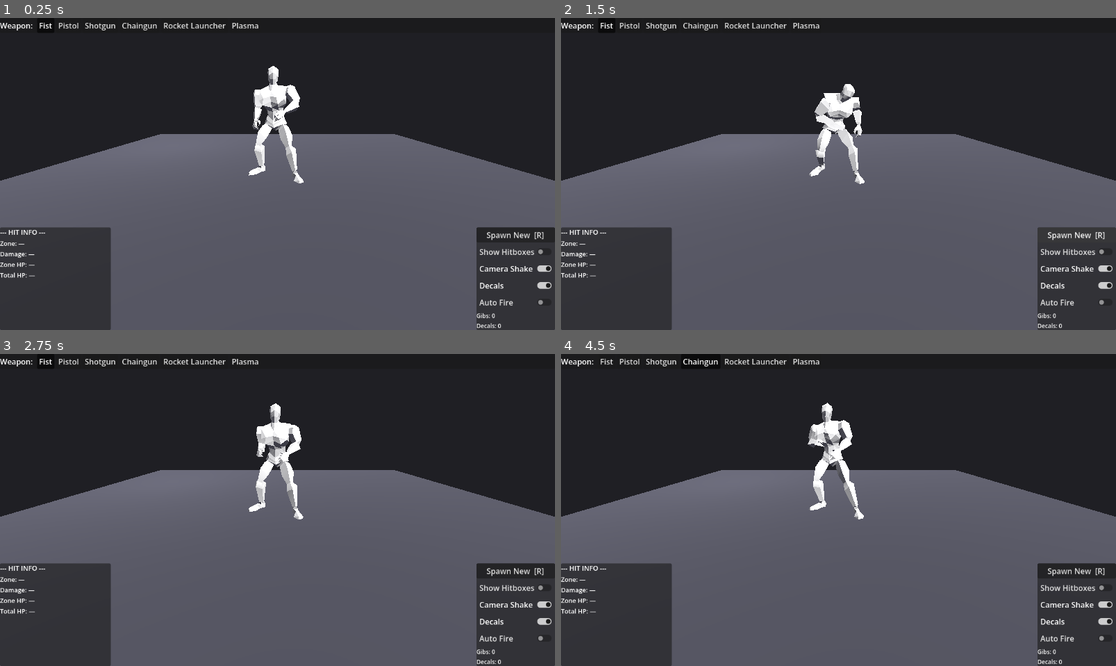
Above: before the commit, frames 1-4 (two rows, left to right).
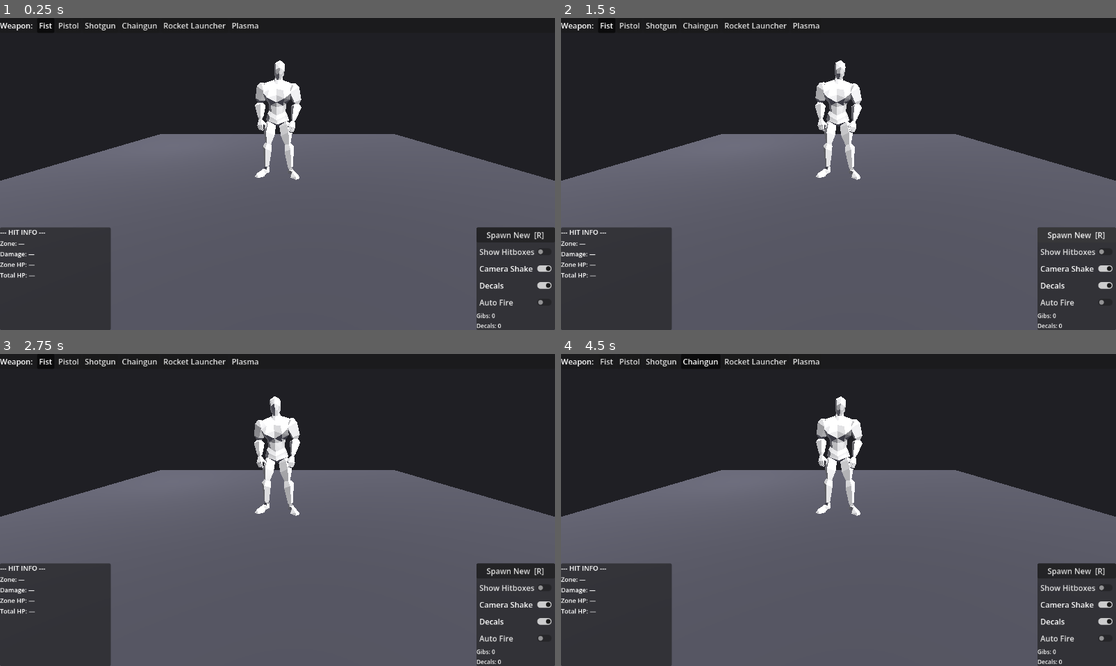
Above: after the commit, the same moments.

Repository: alexnox744-afk/gib-stand
Game: Godot game, scene res://scenes/TestStand.tscn
Two runs of this game, one before a commit and one after it. Both use one fixed random seed, a clock stepped at 60 frames per second and the inputs below.
Inputs:
- Up to frame 1 (0.25 s): no input
- Up to frame 2 (1.5 s): click "Spawn New [R]" at 0.5 s; click "Spawn New [R]" at 1.25 s
- Up to frame 3 (2.75 s): click "Fist" at 2 s
- Up to frame 4 (4.5 s): click "Pistol" at 2.75 s; click "Shotgun" at 3.5 s; click "Chaingun" at 4.25 s

The runs differ from the first frame. In frame 1, 1.6% of the frame differs, in the area x 44-55%, y 13-54%; in frame 2, 1.7%; in frame 3, 1.4%; in frame 4, 1.8%.

Commit message:
Resolve anim clips by role; add walk/attack hooks
With walk/attack libraries loaded, the AnimationPlayer now has 3 clips, so
_play_idle's list[0] could grab the wrong one. _resolve_animations sorts
clips by role (Walking/Attack library prefix -> walk/attack, the rest ->
idle) and caches the full names. Added play_walk/play_attack for the
future AI; both no-op once dead/ragdolled.

Co-Authored-By: Claude Opus 4.8 <noreply@anthropic.com>
Claude-Session: https://claude.ai/code/session_013JB6hRmxKWCMDvgayNmaPP

Diff:
--- a/scripts/Enemy.gd
+++ b/scripts/Enemy.gd
@@ -26,6 +26,9 @@
 var _simulator: PhysicalBoneSimulator3D
 var _limb_hider: LimbHider
 var _anim_player: AnimationPlayer
+var _anim_idle: String = ""
+var _anim_walk: String = ""
+var _anim_attack: String = ""
 
 const ZONE_TO_BONE := {
 	"head":        "mixamorig_Head",
@@ -93,6 +96,7 @@
 	# Материал не трогаем — у зомби из Mixamo своя текстура (раньше бежевый
 	# skin_mat нужен был для безтекстурного Male.obj).
 	_anim_player = _find_animation_player(_glb_root)
+	_resolve_animations()
 	_play_idle()
 
 func _collect_hitboxes_from_model() -> void:
@@ -185,18 +189,41 @@
 			return found
 	return null
 
-# Запускаем простой/первый клип (idle из ZombieIdle.glb), зацикленный.
-func _play_idle() -> void:
+# Раскладываем клипы по ролям: walk/attack лежат в одноимённых библиотеках
+# ("ZombieWalking/...", "ZombieAttack/..."), idle — глобальный (без префикса).
+func _resolve_animations() -> void:
+	_anim_idle = ""
+	_anim_walk = ""
+	_anim_attack = ""
 	if _anim_player == null:
 		return
-	var list := _anim_player.get_animation_list()
-	if list.is_empty():
-		return
-	var clip: String = list[0]
+	for a in _anim_player.get_animation_list():
+		if a.contains("Walking"):
+			_anim_walk = a
+		elif a.contains("Attack"):
+			_anim_attack = a
+		else:
+			_anim_idle = a
+
+func _play_clip(clip: String, loop: bool) -> void:
+	if _anim_player == null or clip == "" or not _anim_player.has_animation(clip):
+		return
 	var anim := _anim_player.get_animation(clip)
 	if anim != null:
-		anim.loop_mode = Animation.LOOP_LINEAR
+		anim.loop_mode = Animation.LOOP_LINEAR if loop else Animation.LOOP_NONE
 	_anim_player.play(clip)
+
+func _play_idle() -> void:
+	_play_clip(_anim_idle, true)
+
+# Публичные переключатели — пригодятся будущему ИИ.
+func play_walk() -> void:
+	if not is_ragdoll and not health.is_dead:
+		_play_clip(_anim_walk, true)
+
+func play_attack() -> void:
+	if not is_ragdoll and not health.is_dead:
+		_play_clip(_anim_attack, false)
 
 func _apply_material_recursive(node: Node, mat: StandardMaterial3D) -> void:
 	if node is MeshInstance3D:
